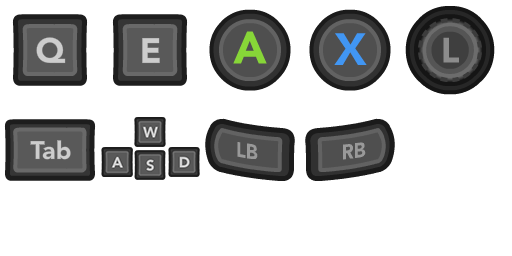
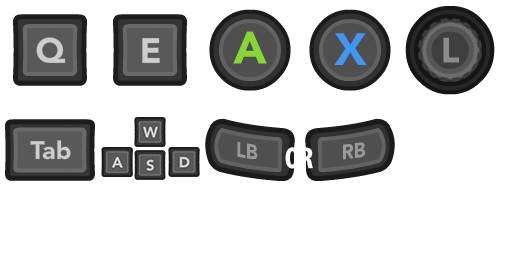
Comparing the layer stacks of the two (512, 256) images. Changes:
added layer "OR" in group "XBox" over 285, 147, 313, 169
